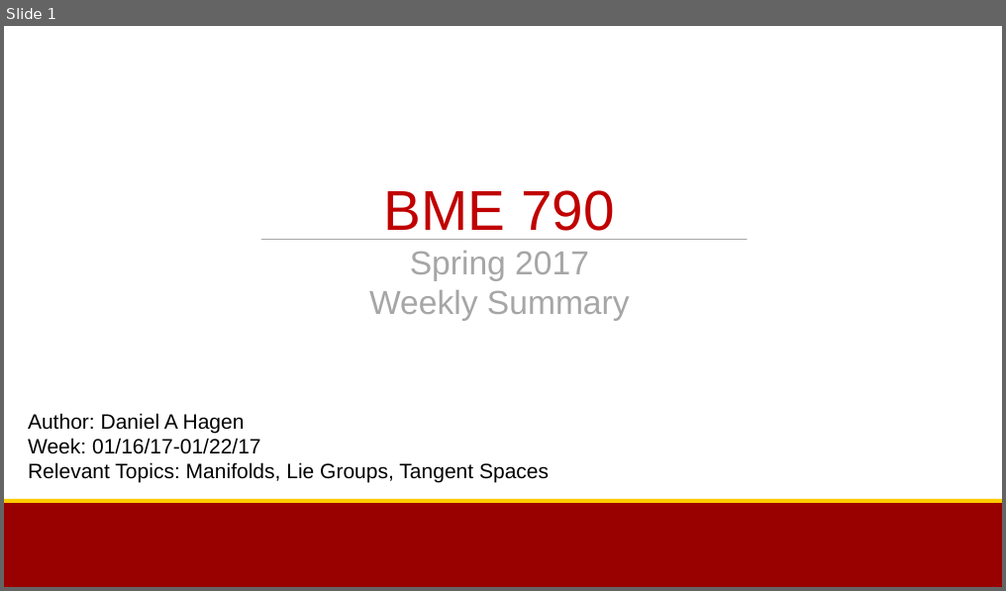
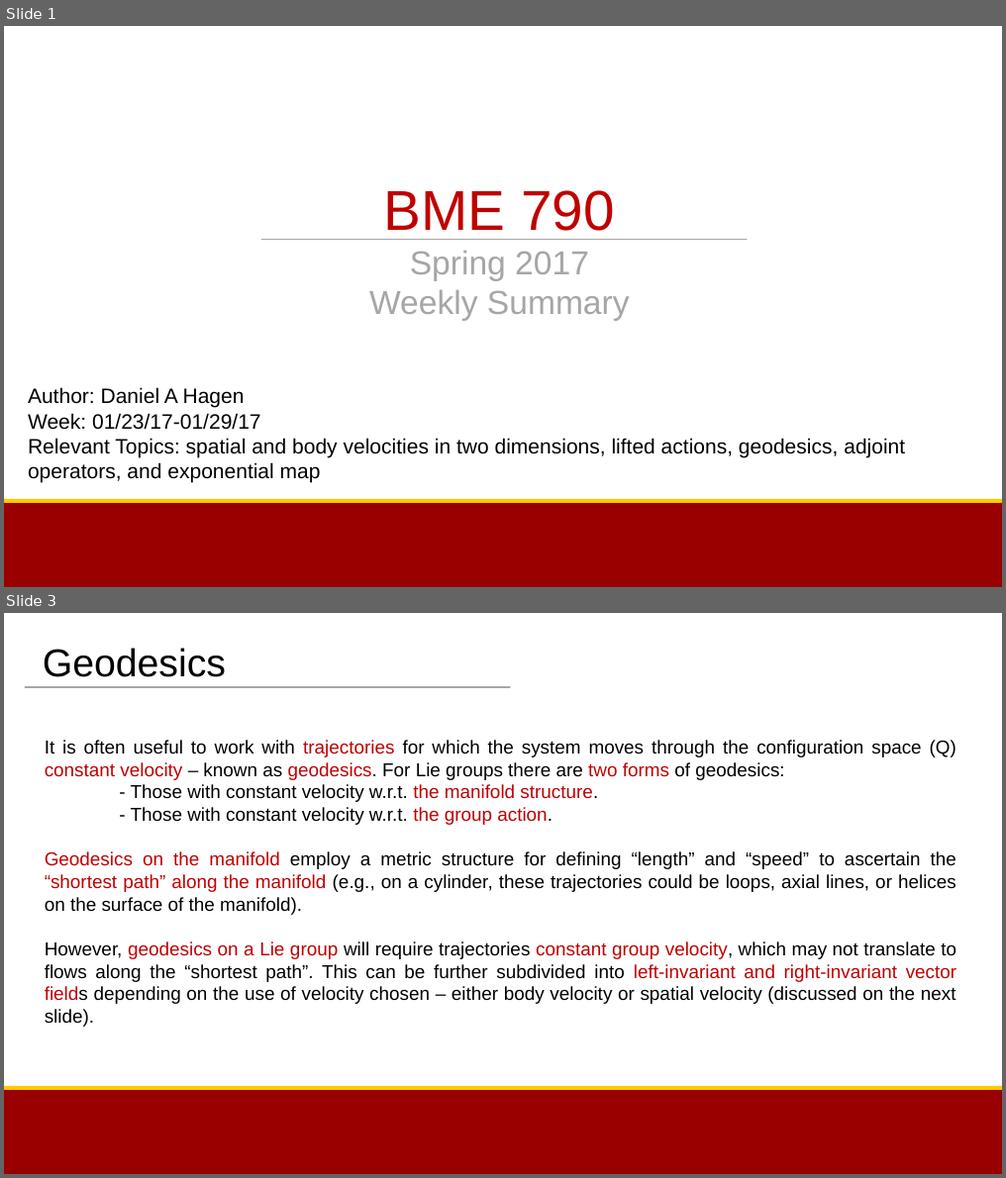
Before and after one commit to bc/Documents, a slide deck: BME790_Sp2017/Week2Summary.pptx. Shown one above the other, each under a label of ours: slide 1 before the commit, slides 1 and 3 after it; the slides between them are not shown. The pictures are 1006x591 and 1006x1178 pixels, drawn with LibreOffice and Linux fonts; fonts in the diff are those of the drawing; background and template pictures are left out. Boxes give left, top, right and bottom in pixels: in the first picture for what was removed or moved away, otherwise in the second. Text is boxed around its words. In the diff, an @@ line names an element or a change of style, - is before the commit and + after.

Commit message:
Week 2 Summary for BME790 Spring 2017

```diff
--- a/BME790_Sp2017/Week2Summary.pptx
+++ b/BME790_Sp2017/Week2Summary.pptx
@@ slide 3 added at [4, 613, 1002, 1174], background #FFFFFF; not listed: 2 template elements that a slide beside it also shows @@
@@ subtitle added at [43, 648, 226, 677], 37.3 pt, text #000000 @@
+Geodesics
@@ line added from (25, 688) to (510, 688), #A6A6A6 1.5 pt @@
@@ text added at [45, 740, 956, 1027], 18 pt, text #000000 @@
+It is often useful to work with trajectories for which the system moves through the configuration space (Q) constant velocity – known as geodesics. For Lie groups there are two forms of geodesics:
+- Those with constant velocity w.r.t. the manifold structure.
+- Those with constant velocity w.r.t. the group action.
+Geodesics on the manifold employ a metric structure for defining “length” and “speed” to ascertain the “shortest path” along the manifold (e.g., on a cylinder, these trajectories could be loops, axial lines, or helices on the surface of the manifold).
+However, geodesics on a Lie group will require trajectories constant group velocity, which may not translate to flows along the “shortest path”. This can be further subdivided into left-invariant and right-invariant vector fields depending on the use of velocity chosen – either body velocity or spatial velocity (discussed on the next slide).
@@ slide 1 changed as well @@
@@ subtitle at [28, 413, 905, 483]: text changed @@
-Week: 01/16/17-01/22/17
-Relevant Topics: Manifolds, Lie Groups, Tangent Spaces
+Week: 01/23/17-01/29/17
+Relevant Topics: spatial and body velocities in two dimensions, lifted actions, geodesics, adjoint operators, and exponential map
```
Also in this commit, not shown: 1 other slide changed, 3 other slides added, 5 slides removed, 2 other files.
